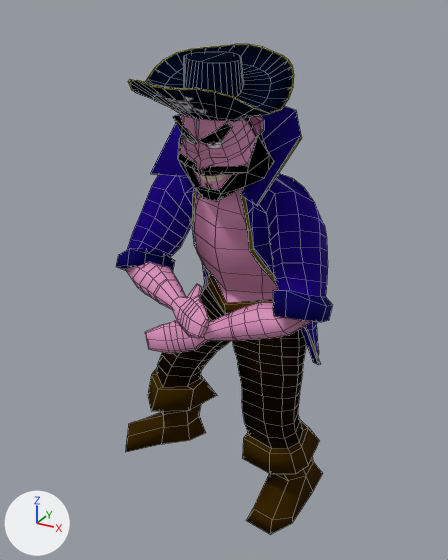
A saved change to the OBJ model assets/Animacion/Pirata/Celebracion/PirataCelebracion_000169.obj.
Both versions are drawn from a 50 mm lens placed at (3.91, -7.18, 7.33), pointed at (-0.13, 0.17, 3.65). The lights are fixed; the arrows at lower left show +X, +Y and +Z. Mesh edges are drawn as thin lines. Where no turn or scale is listed for an object, it has been applied to the vertices.

Script lines for the objects in view, before the commit:
```python
me_pirata_piratah = bpy.data.meshes.new('Pirata_PirataH')
me_pirata_piratah.from_pydata(...)  # 1340 vertices, 1341 faces; spans x -2.11..1.71, y -1.93..1.41, z -0.03..6.92
me_pirata_piratah.materials.append(mat_piratamat)
ob_pirata_piratah = bpy.data.objects.new('Pirata_PirataH', me_pirata_piratah)
ob_pirata_piratah.location = (0.0, 0.0, 0.0)
```
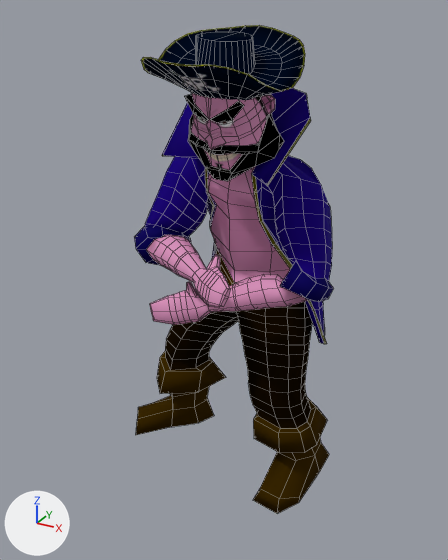
Location of each change, [x1, y1, x2, y2] in pixels of the pictures (448 x 560 px; the box of a moved part takes in the faces that stretch with it):
'Pirata_PirataH', reshaped (7% narrower): before [116, 44, 332, 534]; after [134, 25, 334, 513]
part 1 of me_pirata_piratah, moved or reshaped: before [128, 44, 294, 122]; after [141, 25, 305, 100]
part 2 of me_pirata_piratah, moved or reshaped: before [116, 106, 332, 534]; after [134, 88, 334, 513]

What the commit changed:
me_pirata_piratah is used by ob_pirata_piratah; location (0.0, 0.0, 0.0).
me_pirata_piratah had 1340 vertices, 1341 faces and spanned x -2.11..1.71, y -1.93..1.41, z -0.03..6.92.
me_pirata_piratah now has 1340 vertices, 1341 faces and spans x -2.3..1.56, y -1.47..1.96, z -0.09..7.11.
me_pirata_piratah part 1: the loose piece of 216 vertices spanning x -0.64..1.2, y -1.88..0.02, z 6.02..6.92 is scaled about its middle by 1.04, then moved by (-0.11, 0.47, 0.18).
me_pirata_piratah part 2: 1124 of 1340 vertices moved; they spanned x -2.11..1.71, y -1.93..1.41, z -0.03..6.65 and now span x -2.3..1.56, y -1.47..1.96, z -0.09..6.84; mean shift (-0.12, 0.51, 0.12); largest move (-0.69, -0.63, 3.88) -> (-0.72, 0.0, 4.3).
